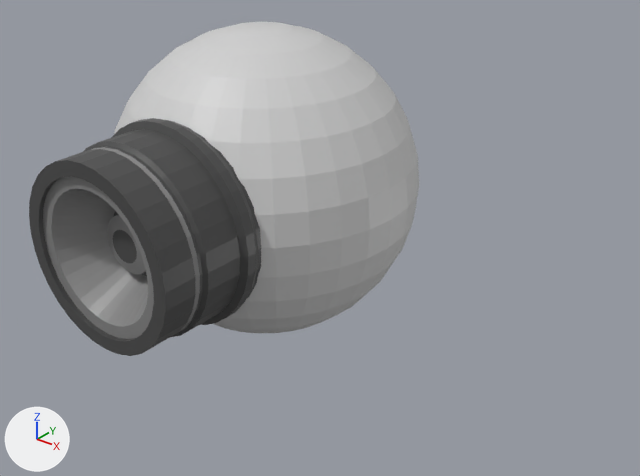
The COLLADA model models/cameraball.dae as it was, and as the next commit left it.
Both versions are drawn from a 50 mm camera at (0.591, -0.801, 0.545) aimed at (-0.148, 0.123, -0.027). Every picture has the same lights, and +X, +Y and +Z are marked at lower left.

The scene before the commit, as lines of its bpy script (objects in view):
```python
me_cylinder_009 = bpy.data.meshes.new('Cylinder.009')
me_cylinder_009.from_pydata(...)  # 608 vertices, 1212 faces; spans x -0.472..0.472, y -0.472..0.472, z -0.1..0.606
# faces by material slot: [956, 192, 64]
me_cylinder_009.materials.append(mat_material_007)  # dark grey #4a4a4a
me_cylinder_009.materials.append(mat_material_008)  # grey #868686
me_cylinder_009.materials.append(mat_material_011)  # grey #8a8a8a
me_sphere = bpy.data.meshes.new('Sphere')
me_sphere.from_pydata(...)  # a UV sphere (32 segments, 16 rings, poles along y) spanning x -0.569..-0.069, y -0.407..0.093, z -0.352..0.148
me_sphere.materials.append(mat_material_005)  # light grey #d1d1d1
ob_cylinder = bpy.data.objects.new('Cylinder', me_cylinder_009)
ob_cylinder.location = (-0.31, -0.001, -0.001)
ob_cylinder.rotation_euler = (1.582, 0.0, 0.0)  # degrees (91, 0, 0)
ob_cylinder.scale = (0.333, 0.333, 0.265)
ob_sphere = bpy.data.objects.new('Sphere', me_sphere)
ob_sphere.location = (0.0, 0.298, -0.156)
ob_sphere.rotation_euler = (-1.562, 0.0, 0.0)  # degrees (-89, 0, 0)
```
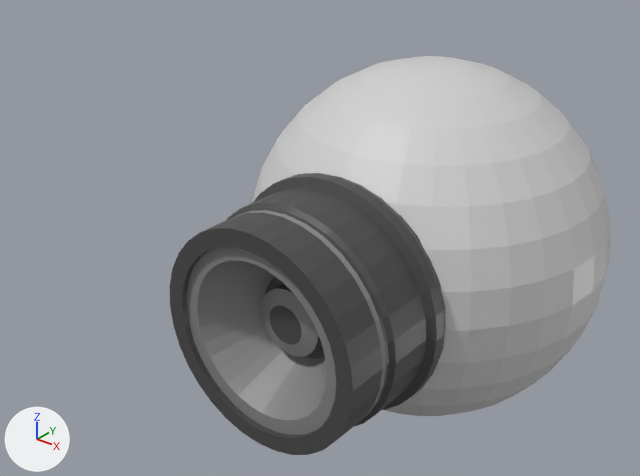
Commit message: small fix of bot position

What differs and where, as boxes (x1, y1, x2, y2) in the pictures (640 x 476 px):
'Sphere', moved, turned
    before: (114, 22, 419, 333)
    after: (252, 56, 611, 416)
'Cylinder', moved, turned
    before: (29, 118, 261, 356)
    after: (170, 173, 446, 455)

What the commit changed:
Object 'Sphere' (ob_sphere) moves from (0.0, 0.298, -0.156) to (0.321, 0.276, -0.156).
Object 'Sphere' (ob_sphere) turns from (-89, 0, 0) to (-89, 0, -0.7) degrees about x, y and z.
Object 'Cylinder' (ob_cylinder) moves from (-0.31, -0.001, -0.001) to (0.001, -0.019, -0.001).
Object 'Cylinder' (ob_cylinder) turns from (91, 0, 0) to (91, 0, -0.7) degrees about x, y and z.
